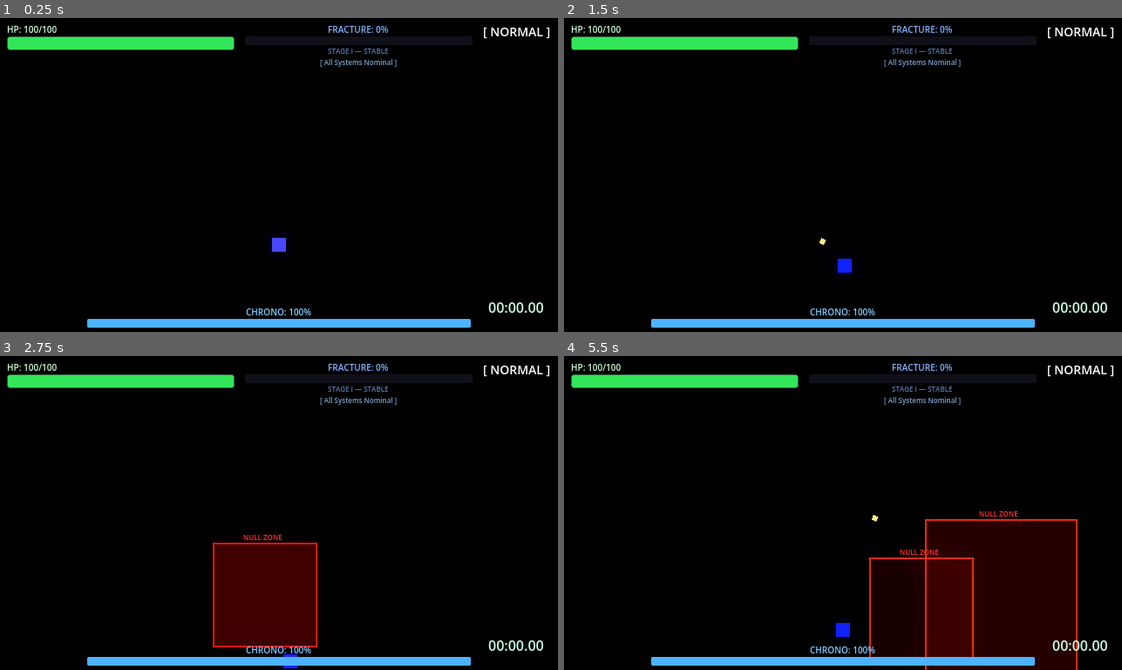
Above: before the commit, frames 1-4 (two rows, left to right).
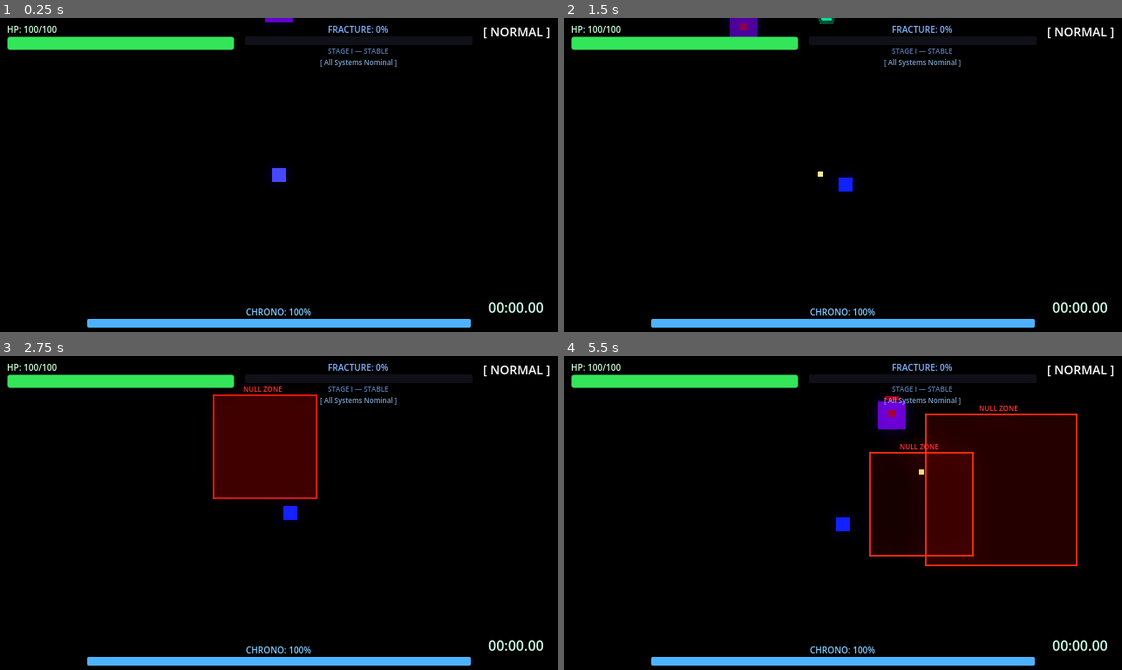
Above: after the commit, the same moments.

Repository: scarf-y/Polychron
Game: Godot game, scene res://scenes/levels/boss_room.tscn
Two runs of this game, one before a commit and one after it. Both use one fixed random seed, a clock stepped at 60 frames per second and the inputs below. This scene is started directly instead of the project's main scene.
Inputs (mouse positions are in pixels of both pictures, inside the frame that each line leads up to):
- Up to frame 1 (0.25 s): no input
- Up to frame 2 (1.5 s): move the mouse to (965, 159) at 0.52 s; hold D (move_right) 0.53-1.28 s; tap Q (dash) at 0.6 s; move the mouse to (731, 190) at 1.27 s; hold S (move_down) from 1.28 s (still down); click (731, 190) at 1.35 s
- Up to frame 3 (2.75 s): move the mouse to (334, 443) at 2.02 s; release S (move_down) at 2.03 s; hold D (move_right) from 2.03 s (still down); tap E (time_erase) at 2.1 s
- Up to frame 4 (5.5 s): move the mouse to (815, 575) at 2.77 s; release D (move_right) at 2.78 s; hold W (move_up) 2.78-3.53 s; tap Shift (time_slow) at 2.85 s; move the mouse to (1010, 560) at 3.52 s; hold A (move_left) 3.53-5.03 s; tap Space (time_stop) at 3.6 s; move the mouse to (675, 465) at 4.27 s; tap Q (dash) at 4.35 s; move the mouse to (870, 513) at 5.02 s; hold S (move_down) from 5.03 s (still down); click (870, 513) at 5.1 s

The runs differ from the first frame. In frame 1, 0.3% of the frame differs, in the area x 47-53%, y 0-75%; in frame 2, 0.6%; in frame 3, 13%; in frame 4, 22%, in the area x 48-93%, y 12-100%.
Error after the commit: Invalid assignment of property or key 'speed' with value of type 'float' on a base object of type 'Area2D (bullet.gd)'. (res://scripts/time_warden.gd:176)

Commit message:
feat: boss spawns stalkers to provide healing opportunities and player starts closer

Diff:
--- a/scenes/levels/boss_room.tscn
+++ b/scenes/levels/boss_room.tscn
@@ -142,7 +142,7 @@
 [node name="Entities" type="Node2D" parent="."]
 
 [node name="Player" parent="Entities" groups=["player"] instance=ExtResource("1_player")]
-position = Vector2(640, 600)
+position = Vector2(640, 350)
 
 ; ===========================
 ; PROJECTILES CONTAINER
--- a/scripts/time_warden.gd
+++ b/scripts/time_warden.gd
@@ -36,6 +36,10 @@
 var _flash_timer: float = 0.0
 var _is_telegraph: bool = false
 
+# --- Minions ---
+var stalker_scene: PackedScene = preload("res://scenes/enemies/stalker.tscn")
+var _minion_spawn_timer: float = 30.0
+
 # --- Signals ---
 signal enemy_died(enemy: Node2D)
 signal boss_health_changed(current: float, maximum: float)
@@ -65,6 +69,13 @@
 		modulate = Color(0.4, 0.1, 0.6, 0.7)
 	else:
 		modulate = Color(0.6, 0.0, 1.0)  # Neon purple
+
+	# --- Minion Spawning ---
+	_minion_spawn_timer -= delta * Engine.time_scale
+	if _minion_spawn_timer <= 0.0:
+		_minion_spawn_timer = 30.0
+		if randf() <= 0.5:
+			_spawn_minions()
 
 	# --- State Machine ---
 	match current_boss_state:
@@ -134,22 +145,7 @@
 	modulate = Color(1, 1, 0)  # Yellow telegraph
 
 func _handle_spread_shot(player: Node2D) -> void:
-	var target_pos: Vector2 = TimeManager.get_enemy_target_position(player)
-	var base_angle: float = (target_pos - global_position).angle()
-
-	for i in SPREAD_COUNT:
-		var angle: float = base_angle + (TAU / SPREAD_COUNT) * i
-		var direction: Vector2 = Vector2.from_angle(angle)
-
-		var bullet := bullet_scene.instantiate()
-		bullet.global_position = global_position
-		bullet.setup(direction, true)
-
-		var container: Node = get_tree().get_first_node_in_group("projectiles_container")
-		if container:
-			container.add_child(bullet)
-		else:
-			get_parent().add_child(bullet)
+	_fire_spread()
 
 	GameJuice.screen_shake(4.0, 1.5)
 	current_boss_state = BossState.STUNNED
@@ -166,6 +162,37 @@
 		_flash_timer = 0.0
 		modulate.a = 1.0
 		current_boss_state = BossState.CHASE
+
+func _fire_spread() -> void:
+	if not is_instance_valid(bullet_scene): return
+
+	GameJuice.screen_shake(4.0, 0.2)
+
+	var angle_step = TAU / SPREAD_COUNT
+	for i in SPREAD_COUNT:
+		var b: Node2D = bullet_scene.instantiate()
+		b.global_position = global_position
+		b.direction = Vector2.RIGHT.rotated(i * angle_step)
+		b.speed = 100.0
+		if "modulate" in b:
+			b.modulate = Color(1.0, 0.2, 1.0)
+		get_tree().current_scene.add_child(b)
+
+func _spawn_minions() -> void:
+	if not is_instance_valid(stalker_scene): return
+
+	var count = randi_range(3, 5)
+	for i in range(count):
+		var stalker: Node2D = stalker_scene.instantiate()
+		var angle = randf() * TAU
+		var dist = randf_range(80.0, 200.0)
+		stalker.global_position = global_position + Vector2(cos(angle), sin(angle)) * dist
+
+		if "is_active_in_room" in stalker:
+			stalker.is_active_in_room = true
+
+		get_tree().current_scene.add_child(stalker)
+		GameJuice.spawn_death_particles(stalker.global_position, Color(0.8, 0.2, 0.2), 15)
 
 func take_damage(amount: float = 10.0) -> void:
 	if is_dead:
